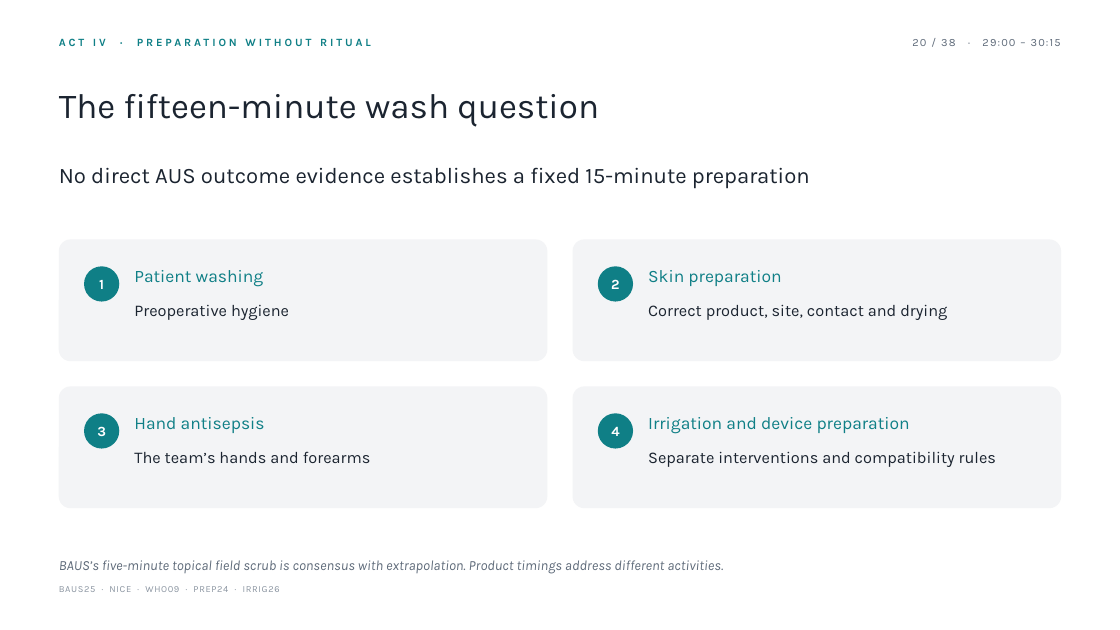
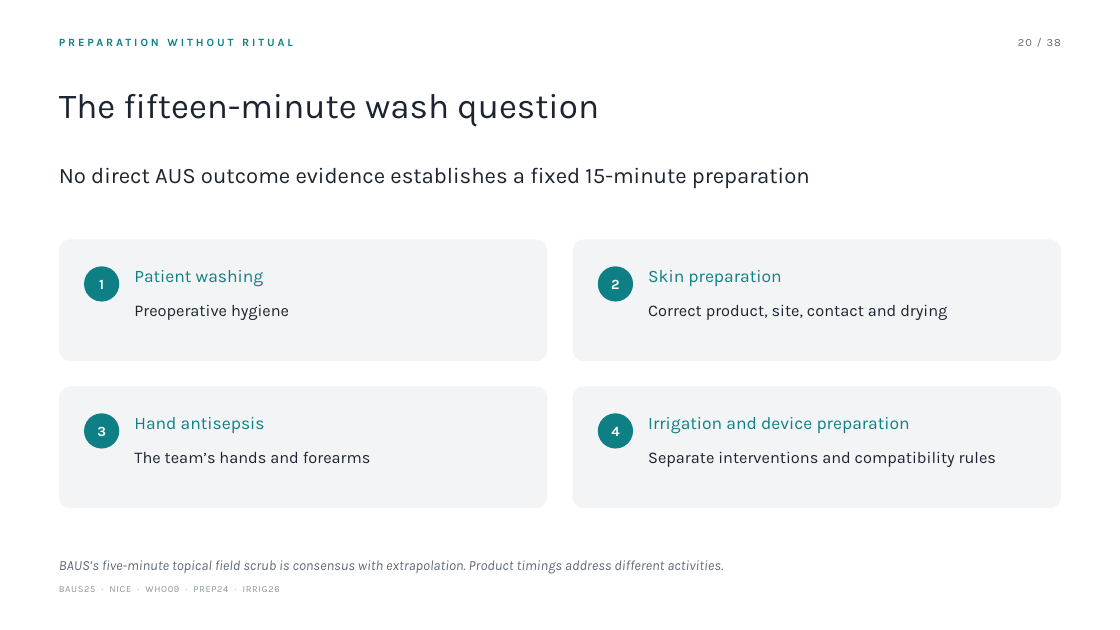
Before and after one commit to nityjr-ctrl/aus-presentation, a slide deck: slide 25 of presentation/AUS-teaching-deck.pptx. Drawn at 1120x630 pixels with LibreOffice and Linux fonts; fonts in the diff are those of the drawing. Boxes give left, top, right and bottom in pixels: in the first picture for what was removed or moved away, otherwise in the second. Text is boxed around its words. In the diff, an @@ line names an element or a change of style, - is before the commit and + after.

```diff
--- a/presentation/AUS-teaching-deck.pptx
+++ b/presentation/AUS-teaching-deck.pptx
@@ text at bbox=[59, 38, 293, 46]: text changed @@
-ACT IV · PREPARATION WITHOUT RITUAL
+PREPARATION WITHOUT RITUAL
@@ text at bbox=[1018, 39, 1061, 46]: text changed @@
-20 / 38 · 29:00 – 30:15
+20 / 38
```
Also in this commit, not shown: 50 other slides changed, 10 other files.
